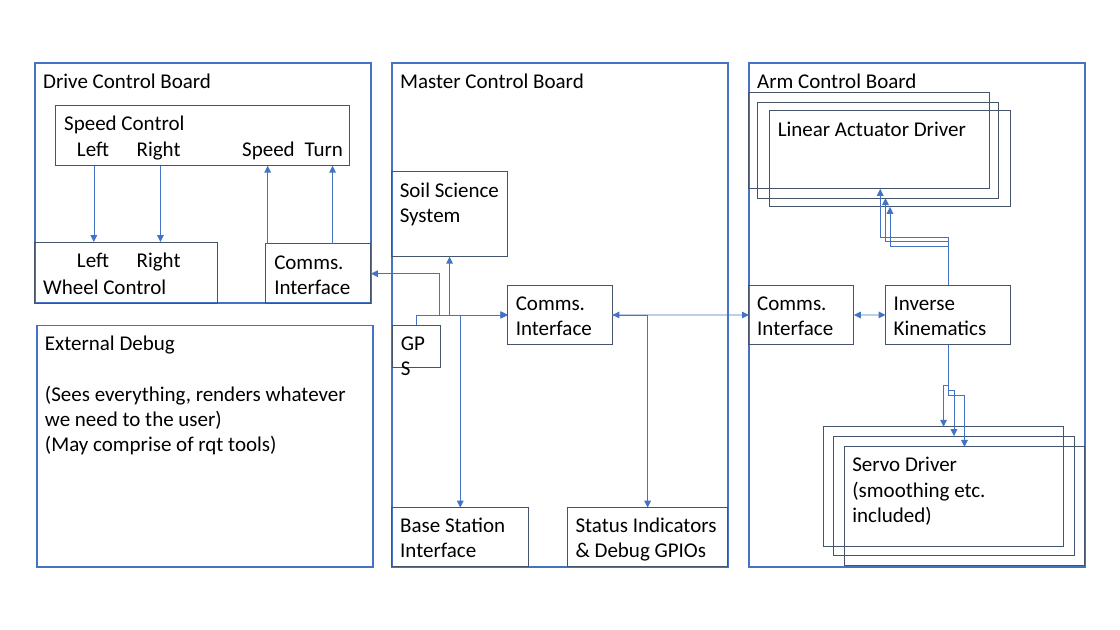
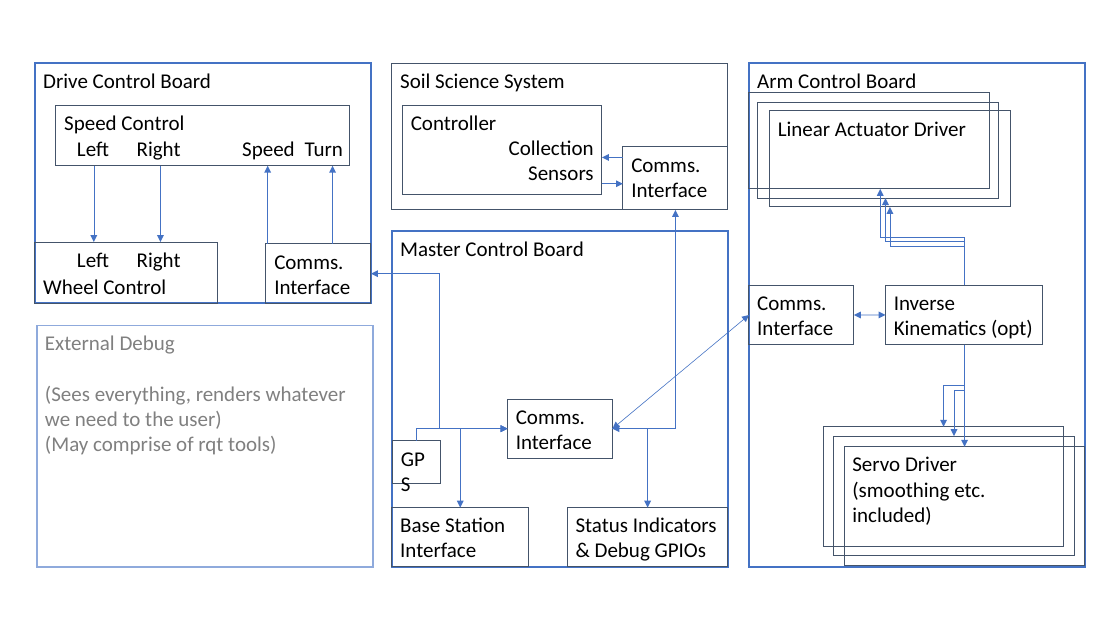
Before and after one commit to ISU-MAVRIC/MAVRIC-Systems, a slide deck: slide 2 of Architecture.pptx. Drawn at 1120x630 pixels with LibreOffice and Linux fonts; fonts in the diff are those of the drawing. Boxes give left, top, right and bottom in pixels: in the first picture for what was removed or moved away, otherwise in the second. Text is boxed around its words. In the diff, an @@ line names an element or a change of style, - is before the commit and + after.

```diff
--- a/Architecture.pptx
+++ b/Architecture.pptx
@@ rectangle "Soil Science System": place and size @@
-rectangle "Soil Science System" at (392,172,507,257)
+rectangle "Soil Science System" at (392,63,728,210)
@@ rectangle added at (402,105,602,194), outline #44546A 0.75 pt, 18 pt, text #000000 @@
+Controller
+Collection
+Sensors
@@ rectangle added at (623,147,728,210), outline #44546A 0.75 pt, 18 pt, text #000000 @@
+Comms. Interface
@@ arrow added from (623, 158) to (602, 158), #4472C4 0.5 pt @@
@@ arrow added from (602, 184) to (623, 184), #4472C4 0.5 pt @@
@@ elbow arrow moved from (949, 286) - (881, 189) to (965, 286) - (881, 189) @@
@@ elbow arrow moved from (949, 286) - (886, 198) to (965, 286) - (886, 198) @@
@@ elbow arrow moved from (949, 286) - (891, 207) to (965, 286) - (891, 207) @@
@@ rectangle "Master Control Board": place and size @@
-rectangle "Master Control Board" at (392,63,728,567)
+rectangle "Master Control Board" at (392,231,728,567)
@@ elbow double arrow moved from (450, 257) - (507, 315) to (676, 210) - (613, 429) @@
@@ elbow double arrow moved from (507, 315) - (371, 274) to (507, 429) - (371, 274) @@
@@ rectangle "Inverse Kinematics (opt)": place and size @@
-rectangle "Inverse Kinematics (opt)" at (886,286,1011,345)
+rectangle "Inverse Kinematics (opt)" at (886,286,1044,345)
@@ text in rectangle at (894,296,1033,339): text changed @@
-Inverse Kinematics
+Inverse Kinematics (opt)
@@ rectangle "External Debug" at (37,326,373,568): text colour #000000 to #808080; outline #4472C4 1.5 pt to #8FAADC 1.5 pt @@
@@ double arrow moved from (749, 315) - (613, 315) to (749, 315) - (613, 429) @@
@@ elbow arrow moved from (949, 344) - (944, 427) to (965, 344) - (944, 427) @@
@@ elbow arrow moved from (949, 344) - (954, 436) to (965, 344) - (954, 436) @@
@@ elbow arrow moved from (949, 344) - (965, 447) to (965, 344) - (965, 447) @@
@@ 2 rectangles, 1 elbow arrow: place and size @@
-2 rectangles, 1 elbow arrow at (392,286,613,368)
+2 rectangles, 1 elbow arrow at (392,399,613,483)
@@ elbow double arrow moved from (460, 507) - (507, 315) to (460, 507) - (507, 429) @@
@@ elbow arrow moved from (613, 315) - (648, 507) to (613, 429) - (648, 507) @@
```
Also in this commit, not shown: 1 other file.
